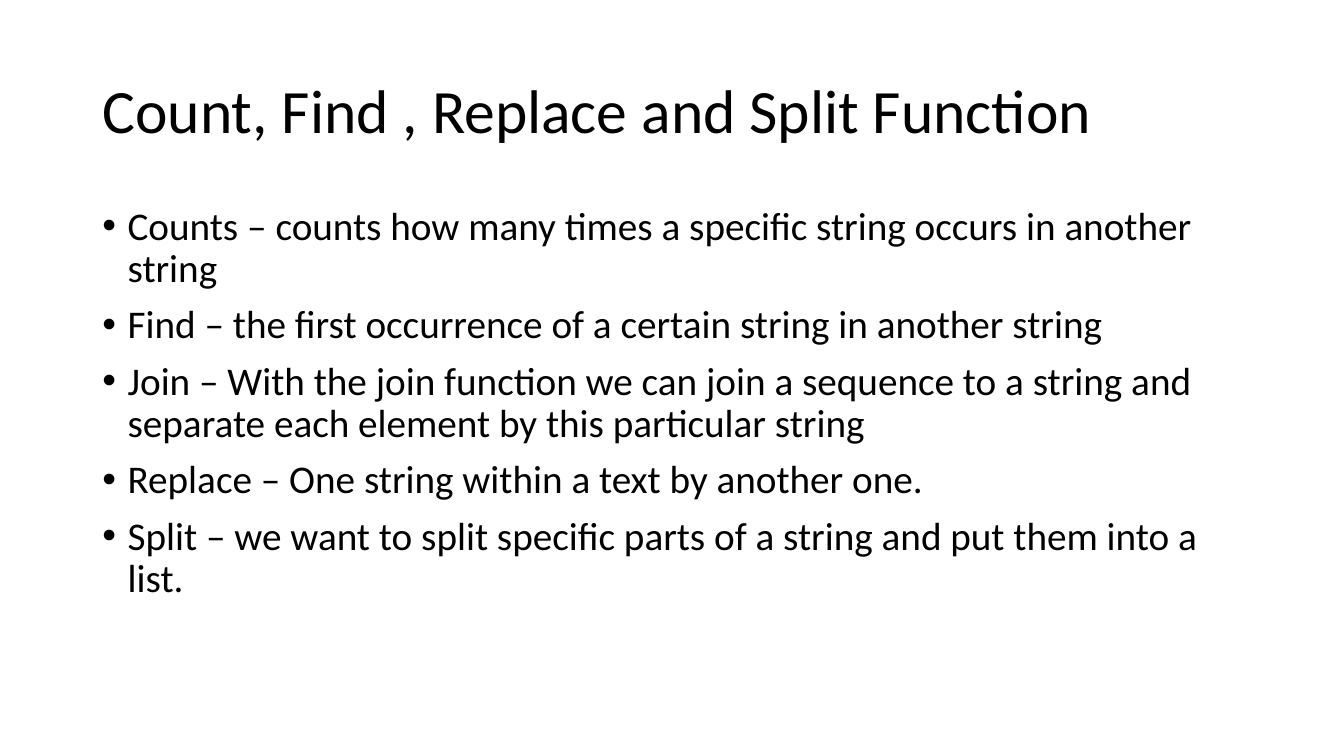
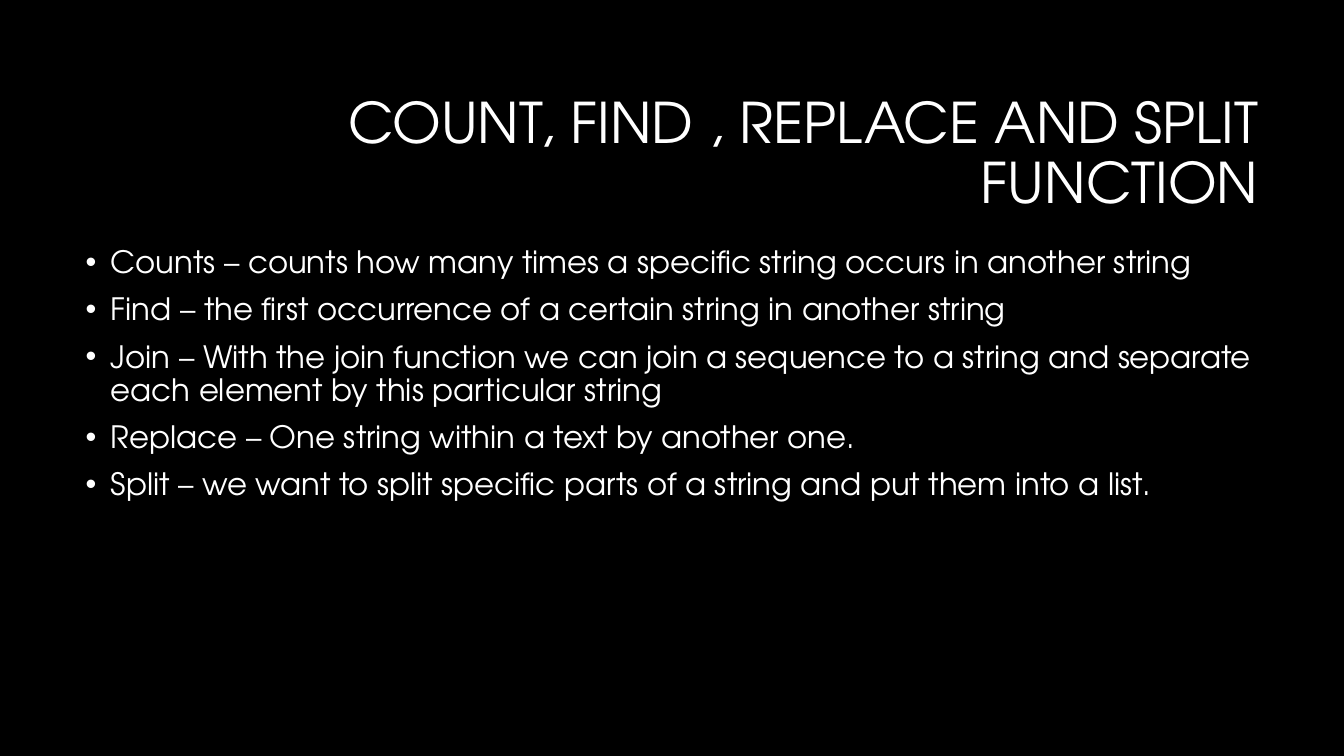
Before and after one commit to LuyangYin1/Python-for-everyone, a slide deck: slide 7 of Class-2/Class – 2.pptm. Drawn at 1344x756 pixels with LibreOffice and Linux fonts; fonts in the diff are those of the drawing; background and template pictures are left out. Boxes give left, top, right and bottom in pixels: in the first picture for what was removed or moved away, otherwise in the second. Text is boxed around its words. In the diff, an @@ line names an element or a change of style, - is before the commit and + after.

```diff
--- a/Class-2/Class – 2.pptm
+++ b/Class-2/Class – 2.pptm
@@ background #FFFFFF to #000000 @@
@@ title at [348, 101, 1259, 204]: text changed; size 44 to 40 pt; font Calibri to TeX Gyre Adventor; text colour #000000 to #FFFFFF @@
-Count, Find , Replace and Split Function
+COUNT, FIND , REPLACE AND SPLIT FUNCTION
@@ text "Counts – counts how many ...": place and size @@
-text "Counts – counts how many ..." at [128, 212, 1197, 593]
+text "Counts – counts how many ..." at [111, 250, 1251, 502]
@@ text "Counts – counts how many ..." at [111, 250, 1251, 502]: size 28 to 22 pt, font Calibri to TeX Gyre Adventor, text colour #000000 to #FFFFFF @@
```
Also in this commit, not shown: 15 other slides changed, 1 slide added, 1 slide removed.
